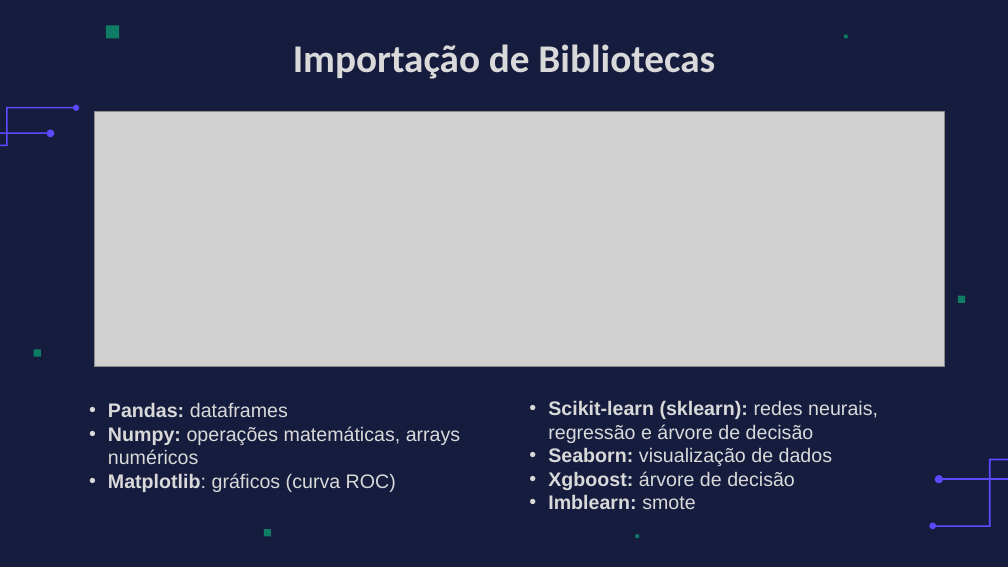
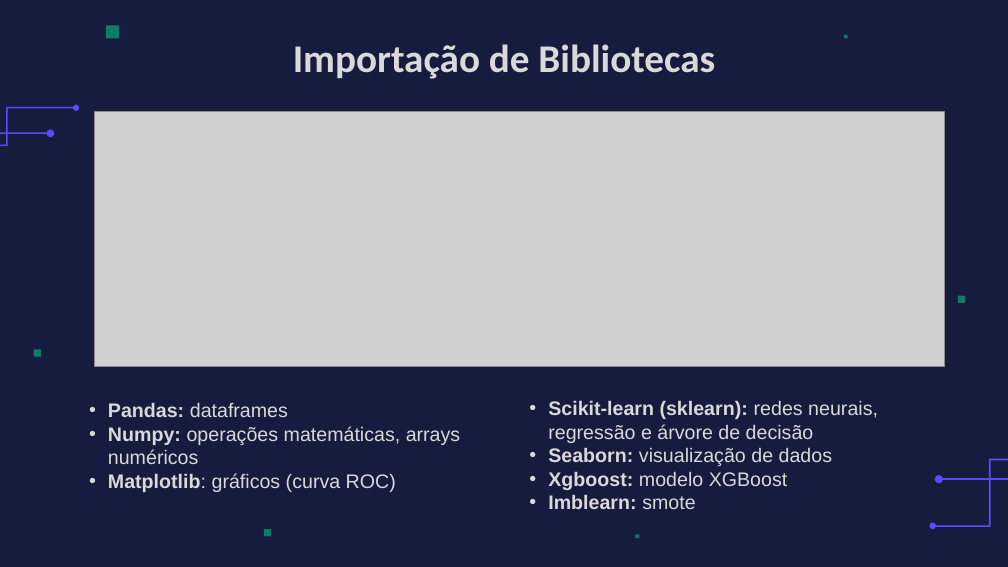
Before and after one commit to VMartins2106/Projeto_A3_IA_USJT, a slide deck: slide 5 of A3_AI.pptx. Drawn at 1008x567 pixels with LibreOffice and Linux fonts; fonts in the diff are those of the drawing; grey boxes stand for pictures; background and template pictures are left out. Boxes give left, top, right and bottom in pixels: in the first picture for what was removed or moved away, otherwise in the second. Text is boxed around its words. In the diff, an @@ line names an element or a change of style, - is before the commit and + after.

```diff
--- a/A3_AI.pptx
+++ b/A3_AI.pptx
@@ text at bbox=[548, 471, 788, 490]: text changed @@
-• Xgboost: árvore de decisão
+• Xgboost: modelo XGBoost
```
Also in this commit, not shown: 6 other slides changed, 2 slides removed.
